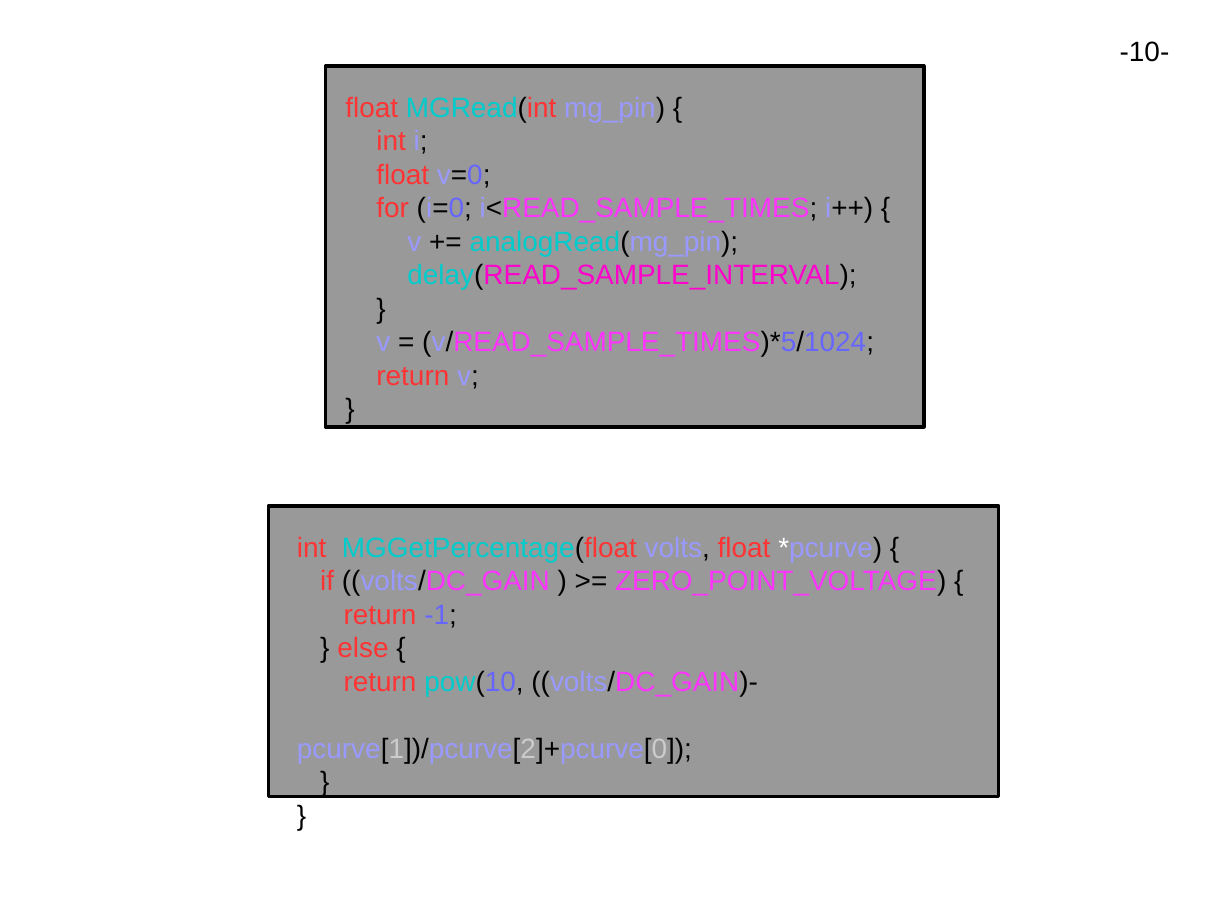
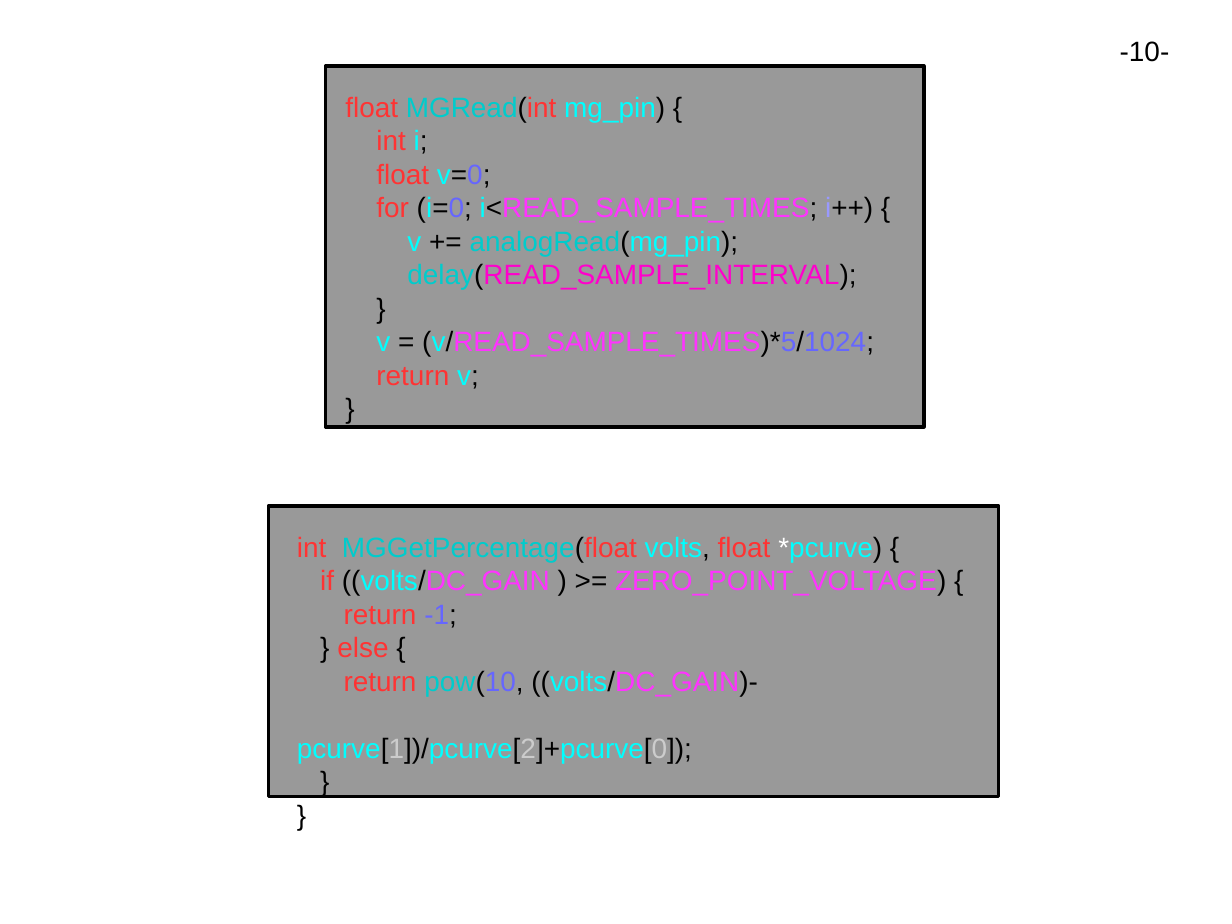
Before and after one commit to lesliesam96/Projet-STI2D, a slide deck: slide 10 of hugo/Diapo.odp. Drawn at 1232x924 pixels with LibreOffice and Linux fonts; fonts in the diff are those of the drawing. Boxes give left, top, right and bottom in pixels: in the first picture for what was removed or moved away, otherwise in the second. Text is boxed around its words. In the diff, an @@ line names an element or a change of style, - is before the commit and + after.

```diff
--- a/hugo/Diapo.odp
+++ b/hugo/Diapo.odp
@@ text at [345,97,874,389]: text colour #9999FF to #00FFFF in "mg_pin)", "i;", "v=0;", "(i=0; i<READ_SAMPLE_TIMES;" and 3 more places @@
@@ text at [297,537,946,763]: text colour #9999FF to #00FFFF in "volts, *pcurve)", "((volts/DC_GAIN", "((volts/DC_GAIN)-", "pcurve[1])/pcurve[2]+pcurve[0]);" @@
```
Also in this commit, not shown: 3 other slides changed.
